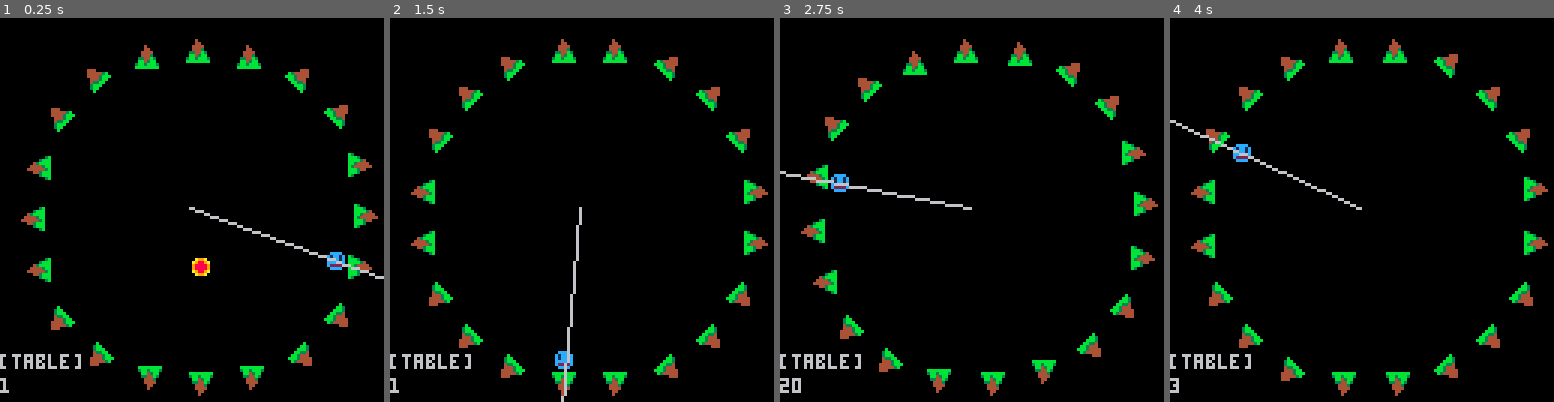
Above: before the commit, frames 1-4 (left to right).
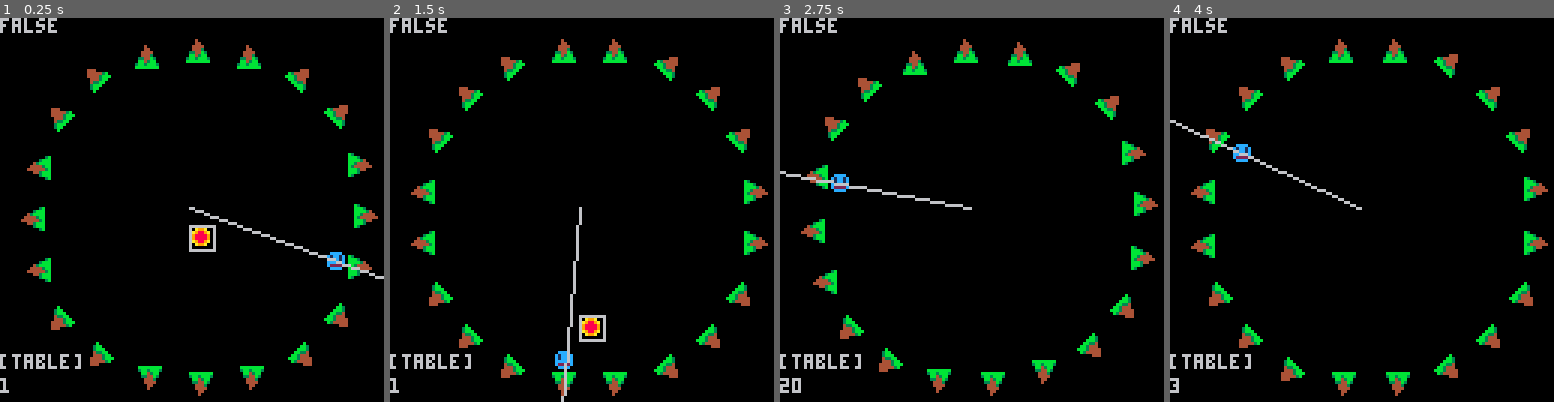
Above: after the commit, the same moments.

Repository: admiralento/pico8wolfertbrothers
Game: PICO-8 cartridge stuckinloop.p8
Two runs of this game, one before a commit and one after it. Both use one fixed random seed, a clock stepped at 60 frames per second and the inputs below.
Inputs:
- Up to frame 1 (0.25 s): no input
- Up to frame 2 (1.5 s): tap O (Z key) at 0.33, 0.7, 1.43 s; tap X (X key) at 1.07 s
- Up to frame 3 (2.75 s): hold Left 1.97-2.37 s; tap X (X key) at 2.07, 2.4, 2.73 s; tap O (Z key) at 2.22 s; hold Down from 2.42 s (still down)
- Up to frame 4 (4 s): release Down at 2.82 s; hold Right 2.87-3.53 s; tap X (X key) at 3.07, 3.4, 3.73 s; tap O (Z key) at 3.1, 3.98 s; hold Up from 3.58 s (still down)

The runs differ from the first frame. In frame 1, 0.9% of the frame differs, in the area x 0-57%, y 0-68%; in frame 2, 0.7%; in frame 3, 0.3%; in frame 4, 0.3%.

Commit message:
added collision system

Diff:
--- a/stuckinloop.p8
+++ b/stuckinloop.p8
@@ -36,7 +36,7 @@
 
  boss = make_boss()
  shot = make_dynamic(cx,cy)
- apply_angle_mag_dynamic(shot,0.75,1)
+ apply_angle_mag_dynamic(shot,0.75,0.4)
 end
 
 function generate_platforms(n)
@@ -63,10 +63,12 @@
 	 x = x,
 	 y = y,
 		s = s,
-		w = 1,
-		h = 1,
+		w = w,
+		h = h,
 		fh = false,
-		fv = false
+		fv = false,
+  bw = (w*8) / 2,
+  bh = (h*8) / 2
 	}
 	add(actors,a)
 	return a
@@ -166,12 +168,29 @@
 function record_button_states()
  prev_button_states = btn()
 end
+
+function do_actors_collide(a,b)
+ local ac = get_actor_center(a)
+ local bc = get_actor_center(b)
+ return ((ac.x + a.bw > bc.x - b.bw) and
+    (ac.x - a.bw < bc.x + b.bw) and
+    (ac.y + a.bh > bc.y - b.bh) and
+    (ac.y - a.bh < bc.y + b.bh))
+end
+
+function get_actor_center(a)
+ c = {x = a.x + (a.w*4),
+      y = a.y + (a.h*4)}
+ return c
+end
 -->8
 --render
 
 function _draw()
 	cls()
 	draw_actors()
+	draw_actor_box(dynamics[1])
+	print(do_actors_collide(player,dynamics[1]),0,0)
 	print(player.current_platform,0,120)
 	print(select_platform_spr(player.x, player.y, 63, 63),0,112)
 	line(cx,cy,((player.x+4)-cx)*2+cx,((player.y+4)-cy)*2+cy)
@@ -181,6 +200,12 @@
  for a in all(actors) do
   spr(a.s,a.x,a.y,a.w,a.h,a.fh,a.fv)
  end
+end
+
+function draw_actor_box(a)
+ local ac = get_actor_center(a)
+ rect(ac.x-a.bw,ac.y-a.bh,
+ 					ac.x+a.bw,ac.y+a.bh)
 end
 
 plat_top_spr = 1
